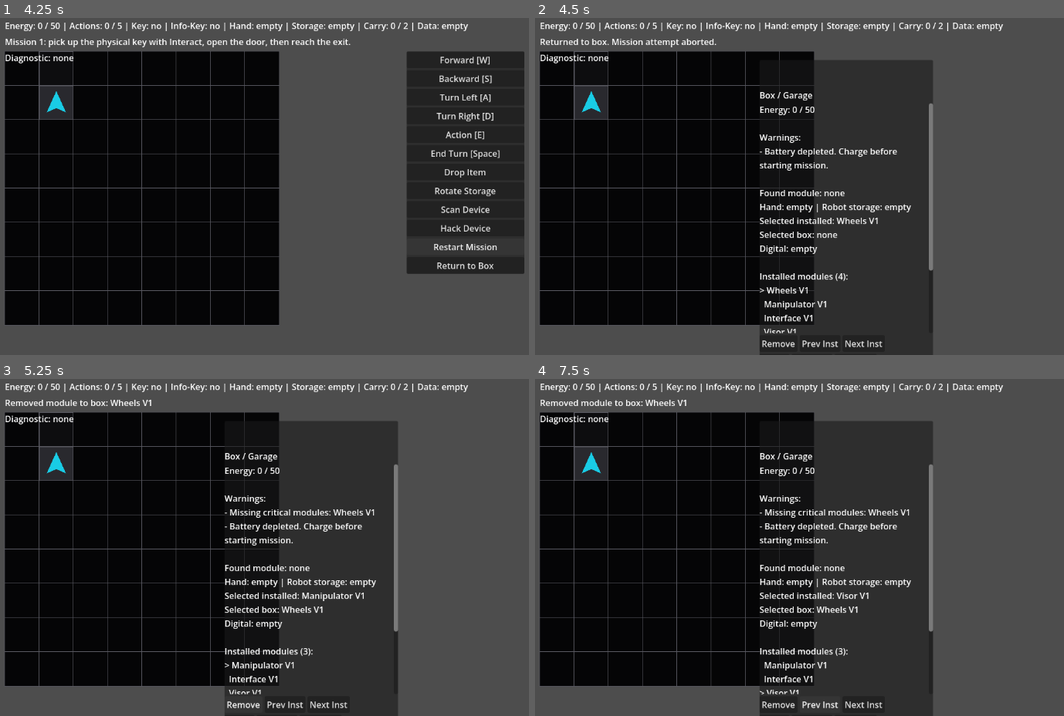
Above: before the commit, frames 1-4 (two rows, left to right).
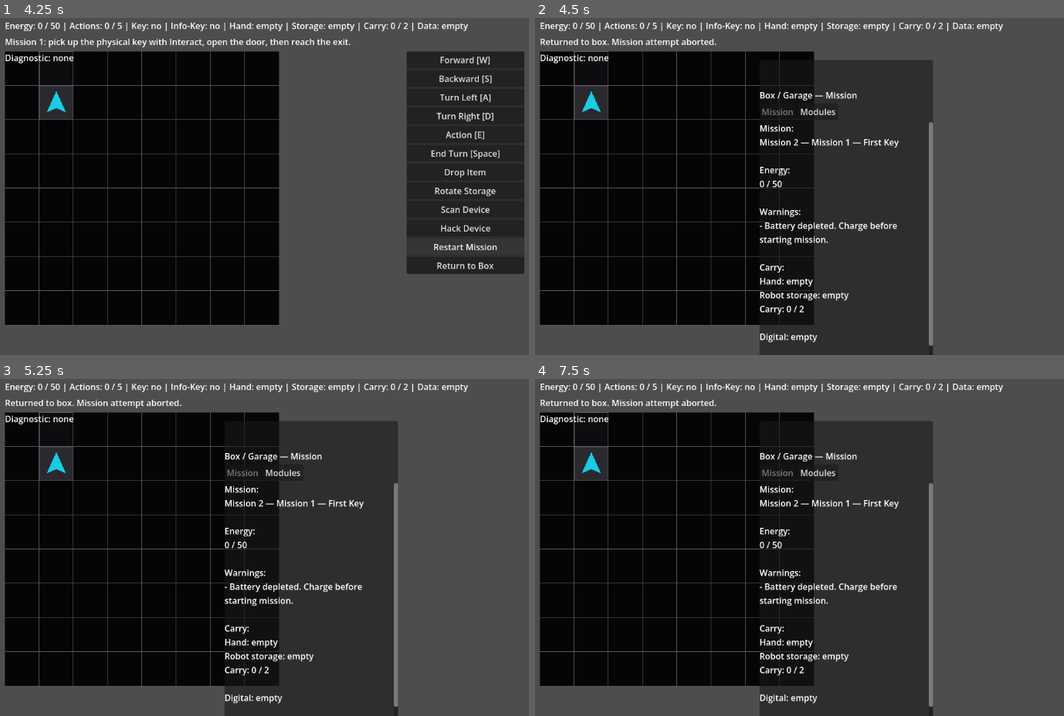
Above: after the commit, the same moments.

Repository: JUSTConnect/bibop
Game: Godot game, scene res://scenes/main.tscn
Same seed, same stepped clock (60 frames per second), same inputs: the game is played once before the commit and once after it.
Inputs (mouse positions are in pixels of both pictures, inside the frame that each line leads up to):
- Up to frame 1 (4.25 s): click "Drop Item" at 0.5 s; click "Rotate Storage" at 1.25 s; click "Scan Device" at 2 s; click "Hack Device" at 2.75 s; click "Restart Mission" at 3.5 s
- Up to frame 2 (4.5 s): click "Return to Box" at 4.25 s
- Up to frame 3 (5.25 s): click (243, 705) at 5 s, where only the run before the commit has a clickable "Remove"
- Up to frame 4 (7.5 s): click (820, 473) at 5.75 s, where only the run after the commit has a clickable "Modules"; click (778, 473) at 6.5 s, where only the run after the commit has a clickable "Mission"; click (820, 705) at 7.25 s, where only the run before the commit has a clickable "Prev Inst"

Frame 1 is identical in both runs. In frame 2, 4.2% of the frame differs, in the area x 42-76%, y 21-98%; in frame 3, 4.7%, in the area x 2-76%, y 6-98%; in frame 4, 4.7%.

Commit message:
BIB-362C split box UI into mission and modules tabs

Diff:
--- a/scripts/ui/game_ui.gd
+++ b/scripts/ui/game_ui.gd
@@ -48,6 +48,18 @@
 var next_installed_button: Button
 var prev_box_button: Button
 var next_box_button: Button
+var box_tab_row: HBoxContainer = null
+var mission_tab_button: Button
+var modules_tab_button: Button
+var box_restart_button: Button
+var box_return_button: Button
+
+enum BoxMenuMode {
+	MISSION,
+	MODULES
+}
+
+var box_menu_mode: BoxMenuMode = BoxMenuMode.MISSION
 
 func _configure_box_layout() -> void:
 	if box_screen == null:
@@ -120,6 +132,15 @@
 		mission_button_row.name = "MissionButtonRow"
 		vbox.add_child(mission_button_row)
 	mission_button_row.size_flags_vertical = Control.SIZE_SHRINK_END
+
+	box_tab_row = vbox.get_node_or_null("BoxTabRow")
+	if box_tab_row == null:
+		box_tab_row = HBoxContainer.new()
+		box_tab_row.name = "BoxTabRow"
+		vbox.add_child(box_tab_row)
+	if box_title_label != null:
+		vbox.move_child(box_tab_row, box_title_label.get_index() + 1)
+	box_tab_row.size_flags_vertical = Control.SIZE_SHRINK_BEGIN
 
 func get_short_module_name(module: BipobModule) -> String:
 	if module == null:
@@ -352,6 +373,34 @@
 	box_storage_button_row.add_child(next_box_button)
 	next_box_button.pressed.connect(_on_next_box_pressed)
 
+	mission_tab_button = Button.new()
+	mission_tab_button.name = "MissionTabButton"
+	mission_tab_button.text = "Mission"
+	mission_tab_button.focus_mode = Control.FOCUS_NONE
+	box_tab_row.add_child(mission_tab_button)
+	mission_tab_button.pressed.connect(set_box_menu_mode_mission)
+
+	modules_tab_button = Button.new()
+	modules_tab_button.name = "ModulesTabButton"
+	modules_tab_button.text = "Modules"
+	modules_tab_button.focus_mode = Control.FOCUS_NONE
+	box_tab_row.add_child(modules_tab_button)
+	modules_tab_button.pressed.connect(set_box_menu_mode_modules)
+
+	box_restart_button = Button.new()
+	box_restart_button.name = "BoxRestartButton"
+	box_restart_button.text = "Restart"
+	box_restart_button.focus_mode = Control.FOCUS_NONE
+	mission_button_row.add_child(box_restart_button)
+	box_restart_button.pressed.connect(_on_restart_mission_button_pressed)
+
+	box_return_button = Button.new()
+	box_return_button.name = "BoxReturnButton"
+	box_return_button.text = "Return"
+	box_return_button.focus_mode = Control.FOCUS_NONE
+	mission_button_row.add_child(box_return_button)
+	box_return_button.pressed.connect(_on_return_to_box_button_pressed)
+
 	bipob.status_changed.connect(update_status)
 	bipob.hint_requested.connect(show_hint)
 	bipob.mission_completed.connect(_on_mission_completed)
@@ -537,34 +586,43 @@
 	update_diagnostic_status()
 
 	if box_title_label != null:
-		box_title_label.text = "Box / Garage"
-
+		if box_menu_mode == BoxMenuMode.MISSION:
+			box_title_label.text = "Box / Garage — Mission"
+		else:
+			box_title_label.text = "Box / Garage — Modules"
+
+	var content_text: String
+	if box_menu_mode == BoxMenuMode.MISSION:
+		content_text = get_box_mission_menu_text()
+	else:
+		content_text = get_box_modules_menu_text()
+	update_box_button_visibility()
+
+	if box_content_label != null:
+		box_content_label.text = content_text
+
+func get_box_mission_menu_text() -> String:
 	var content_lines: Array[String] = []
-	if bipob.sector_completed:
-		content_lines.append("Sector-01 complete. Playtest build finished.")
-	content_lines.append("Energy: %d / %d" % [bipob.energy, bipob.max_energy])
+	var mission_name := "n/a"
+	if bipob.has_method("get_mission_name"):
+		mission_name = str(bipob.get_mission_name(bipob.current_mission_index))
+	content_lines.append("Mission:")
+	content_lines.append("Mission %d — %s" % [bipob.current_mission_index + 1, mission_name])
+	content_lines.append("")
+	content_lines.append("Energy:")
+	content_lines.append("%d / %d" % [bipob.energy, bipob.max_energy])
 
 	var warnings: Array = bipob.get_pre_mission_warnings()
+	content_lines.append("")
 	if warnings.is_empty():
-		content_lines.append("")
 		content_lines.append("Warnings: none")
 	else:
-		content_lines.append("")
 		content_lines.append("Warnings:")
-		var compact_warnings: Array[String] = []
 		var warning_limit := mini(2, warnings.size())
 		for index in range(warning_limit):
-			compact_warnings.append("- %s" % str(warnings[index]))
+			content_lines.append("- %s" % str(warnings[index]))
 		if warnings.size() > warning_limit:
-			compact_warnings.append("... +%d more" % (warnings.size() - warning_limit))
-		content_lines.append_array(compact_warnings)
-
-	if bipob.found_module != null:
-		content_lines.append("")
-		content_lines.append("Found module: %s" % bipob.get_module_display_name(bipob.found_module))
-	else:
-		content_lines.append("")
-		content_lines.append("Found module: none")
+			content_lines.append("- ... +%d more" % (warnings.size() - warning_limit))
 
 	var hand_text := "empty"
 	if bipob.held_module != null:
@@ -572,30 +630,76 @@
 	var storage_text := "empty"
 	if bipob.stored_physical_module != null:
 		storage_text = bipob.get_module_display_name(bipob.stored_physical_module)
-	content_lines.append("Hand: %s | Robot storage: %s" % [hand_text, storage_text])
+	content_lines.append("")
+	content_lines.append("Carry:")
+	content_lines.append("Hand: %s" % hand_text)
+	content_lines.append("Robot storage: %s" % storage_text)
+	content_lines.append("Carry: %d / %d" % [bipob.get_carried_physical_count(), bipob.physical_carry_capacity])
+
+	content_lines.append("")
+	content_lines.append(get_digital_storage_short_text())
+	content_lines.append("")
+	if bipob.found_module != null:
+		content_lines.append("Found: %s" % bipob.get_module_display_name(bipob.found_module))
+	else:
+		content_lines.append("Found: none")
+	content_lines.append("Box storage: %d modules" % bipob.box_storage.size())
+	content_lines.append("Installed: %d modules" % bipob.installed_modules.size())
+	return "\n".join(content_lines)
+
+func get_box_modules_menu_text() -> String:
+	var content_lines: Array[String] = []
 	content_lines.append(get_selected_installed_module_text())
-	content_lines.append(get_selected_box_module_text())
-	content_lines.append(get_digital_storage_short_text())
-
-	var installed_lines: Array[String] = get_compact_module_window(bipob.installed_modules, selected_installed_module_index, 4)
 	content_lines.append("")
 	content_lines.append("Installed modules (%d):" % bipob.installed_modules.size())
-	content_lines.append_array(installed_lines)
-
-	var box_lines: Array[String] = get_compact_module_window(bipob.box_storage, selected_box_storage_index, 3)
+	content_lines.append_array(get_compact_module_window(bipob.installed_modules, selected_installed_module_index, 5))
+	content_lines.append("")
+	content_lines.append(get_selected_box_module_text())
 	content_lines.append("")
 	content_lines.append("Box storage (%d):" % bipob.box_storage.size())
-	content_lines.append_array(box_lines)
-
-	var mission_name := "n/a"
-	if bipob.has_method("get_mission_name"):
-		mission_name = str(bipob.get_mission_name(bipob.current_mission_index))
-	content_lines.append("")
-	content_lines.append("Mission:")
-	content_lines.append(mission_name)
-
-	if box_content_label != null:
-		box_content_label.text = "\n".join(content_lines)
+	content_lines.append_array(get_compact_module_window(bipob.box_storage, selected_box_storage_index, 5))
+	return "\n".join(content_lines)
+
+func update_box_button_visibility() -> void:
+	var is_mission := box_menu_mode == BoxMenuMode.MISSION
+	if mission_button_row != null:
+		mission_button_row.visible = true
+	if installed_button_row != null:
+		installed_button_row.visible = not is_mission
+	if box_storage_button_row != null:
+		box_storage_button_row.visible = not is_mission
+	if charge_button != null:
+		charge_button.visible = is_mission
+	if start_mission_button != null:
+		start_mission_button.visible = is_mission
+	if box_restart_button != null:
+		box_restart_button.visible = is_mission
+	if box_return_button != null:
+		box_return_button.visible = false
+	if remove_module_button != null:
+		remove_module_button.visible = not is_mission
+	if prev_installed_button != null:
+		prev_installed_button.visible = not is_mission
+	if next_installed_button != null:
+		next_installed_button.visible = not is_mission
+	if install_module_button != null:
+		install_module_button.visible = not is_mission
+	if prev_box_button != null:
+		prev_box_button.visible = not is_mission
+	if next_box_button != null:
+		next_box_button.visible = not is_mission
+	if mission_tab_button != null:
+		mission_tab_button.disabled = is_mission
+	if modules_tab_button != null:
+		modules_tab_button.disabled = not is_mission
+
+func set_box_menu_mode_mission() -> void:
+	box_menu_mode = BoxMenuMode.MISSION
+	update_box_status()
+
+func set_box_menu_mode_modules() -> void:
+	box_menu_mode = BoxMenuMode.MODULES
+	update_box_status()
 
 func show_hint(message: String) -> void:
 	if hint_label != null:
